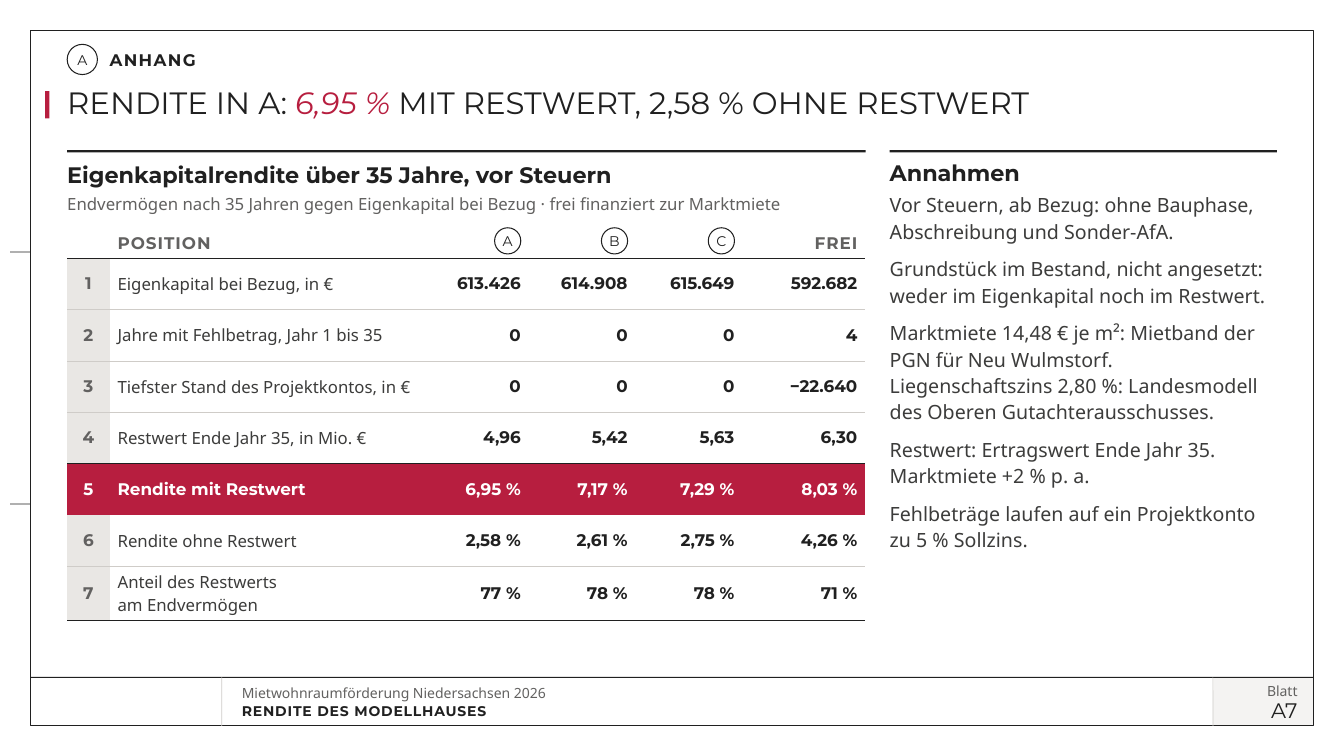
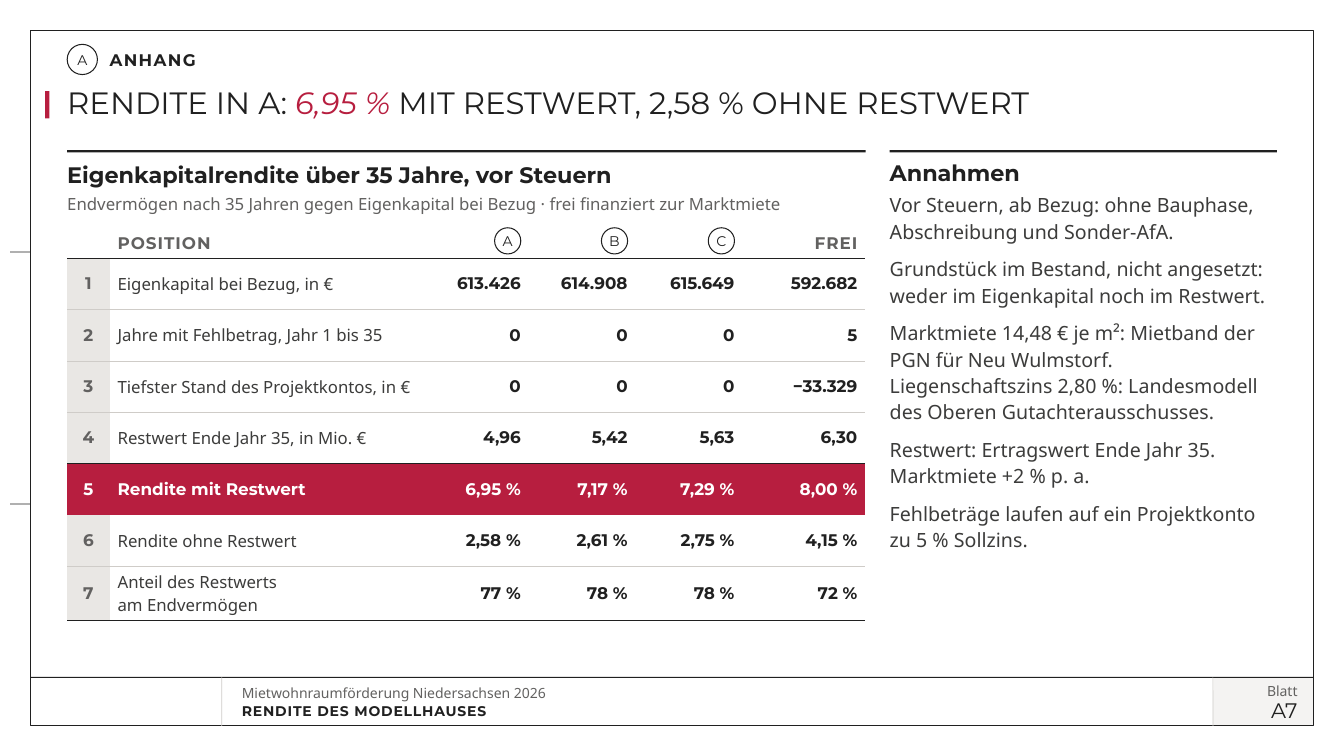
Before and after one commit to vgedaschko/NBank, a slide deck: slide 36 of praesentation/dist/PGN-Mietwohnraumfoerderung-Niedersachsen-2026-Vortrag.pptx. Drawn at 1344x756 pixels with LibreOffice and Linux fonts; fonts in the diff are those of the drawing; background and template pictures are left out. Boxes give left, top, right and bottom in pixels: in the first picture for what was removed or moved away, otherwise in the second. Text is boxed around its words. In the diff, an @@ line names an element or a change of style, - is before the commit and + after.

```diff
--- a/praesentation/dist/PGN-Mietwohnraumfoerderung-Niedersachsen-2026-Vortrag.pptx
+++ b/praesentation/dist/PGN-Mietwohnraumfoerderung-Niedersachsen-2026-Vortrag.pptx
@@ table at box(68, 228, 866, 619) @@
-row 3, column 6: 4
+row 3, column 6: 5
-row 4, column 6: −22.640
+row 4, column 6: −33.329
-row 6, column 6: 8,03 %
+row 6, column 6: 8,00 %
-row 7, column 6: 4,26 %
+row 7, column 6: 4,15 %
-row 8, column 6: 71 %
+row 8, column 6: 72 %
```
Also in this commit, not shown: 8 other slides changed, 30 other files.
